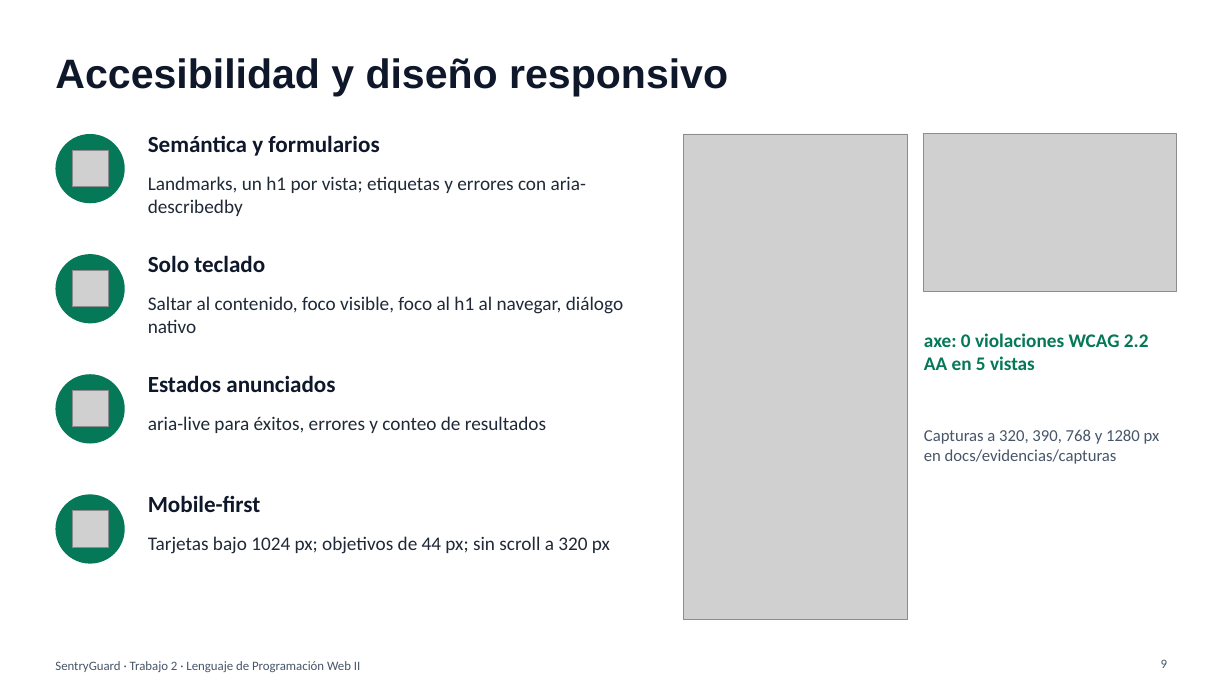
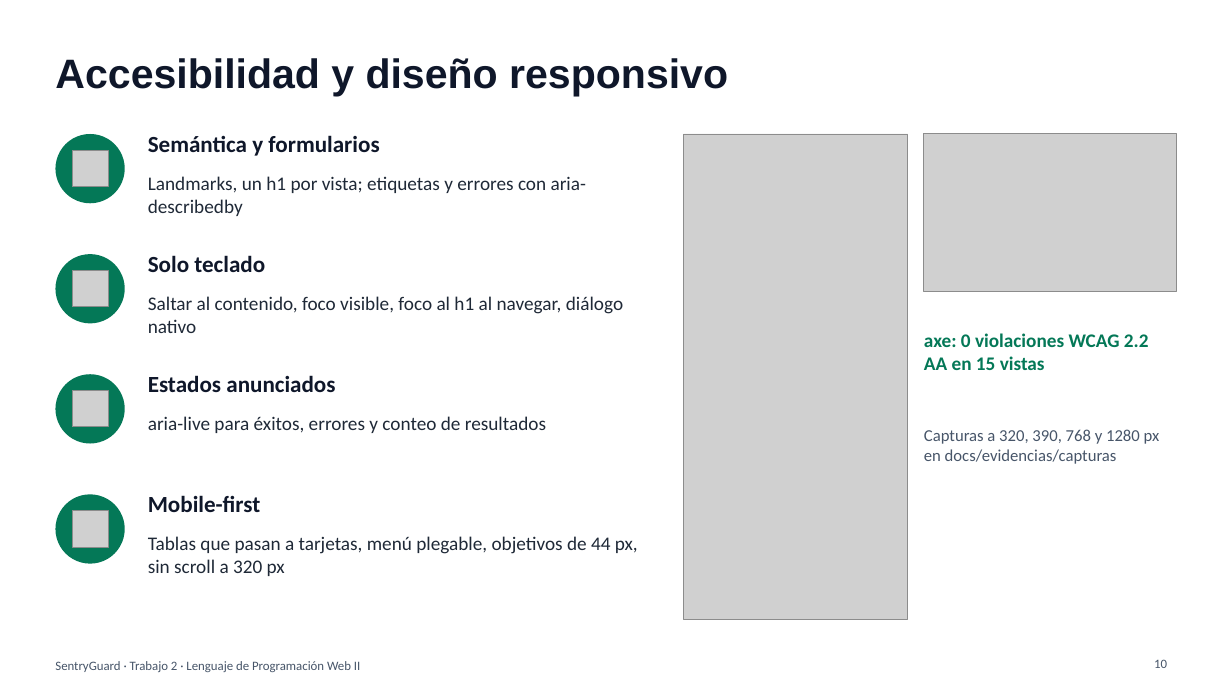
Before and after one commit to bastiovalleipvg/SentryGuard, a slide deck: slide 10 of docs/Presentacion_Trabajo2.pptx (slide 9 before the commit). Drawn at 1232x693 pixels with LibreOffice and Linux fonts; fonts in the diff are those of the drawing; grey boxes stand for pictures. Boxes give left, top, right and bottom in pixels: in the first picture for what was removed or moved away, otherwise in the second. Text is boxed around its words. In the diff, an @@ line names an element or a change of style, - is before the commit and + after.

Commit message:
docs: informe, presentacion, evidencias y bitacora de IA con las tablas relacionadas
- README con funcionalidades por rol y conteos de pruebas actualizados
- CAMBIOS_API_TRABAJO1 (filas 15 a 24), informe .md y .docx, presentacion (13 diapositivas)
- verificar-seguridad.mjs con 10 controles nuevos (29) y RUT de prueba con DV valido
- Evidencias regeneradas: pruebas, axe en 15 vistas, capturas nuevas y npm audit
- Reemplazo de los guiones largos por una redaccion mas natural

```diff
--- a/docs/Presentacion_Trabajo2.pptx
+++ b/docs/Presentacion_Trabajo2.pptx
@@ text at box(924, 333, 1149, 370): text changed @@
-axe: 0 violaciones WCAG 2.2 AA en 5 vistas
+axe: 0 violaciones WCAG 2.2 AA en 15 vistas
@@ text at box(148, 536, 638, 576): text changed @@
-Tarjetas bajo 1024 px; objetivos de 44 px; sin scroll a 320 px
+Tablas que pasan a tarjetas, menú plegable, objetivos de 44 px, sin scroll a 320 px
@@ page number at box(1154, 659, 1167, 668): text changed @@
-9
+10
```
Also in this commit, not shown: 7 other slides changed, 1 slide added, 44 other files.
